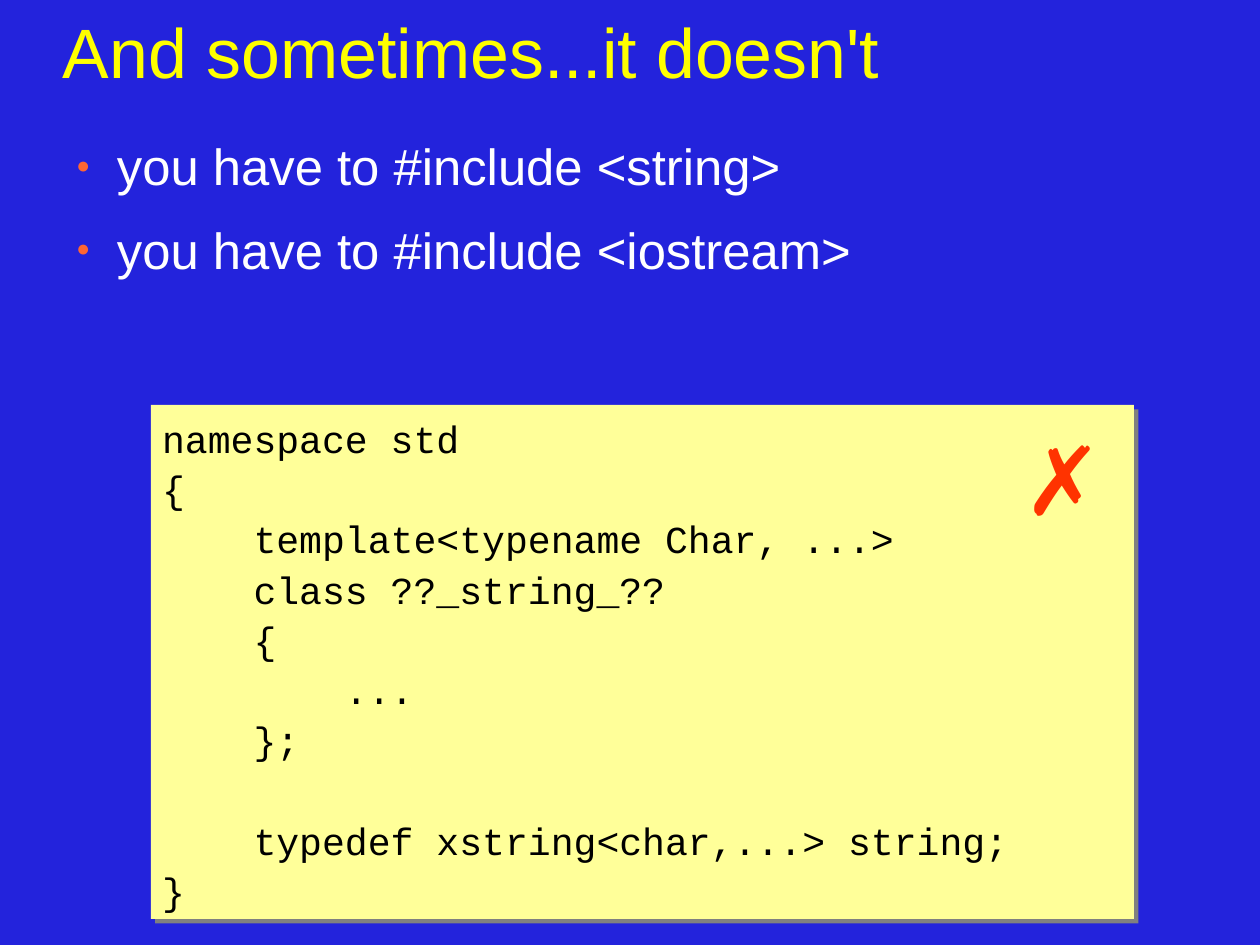
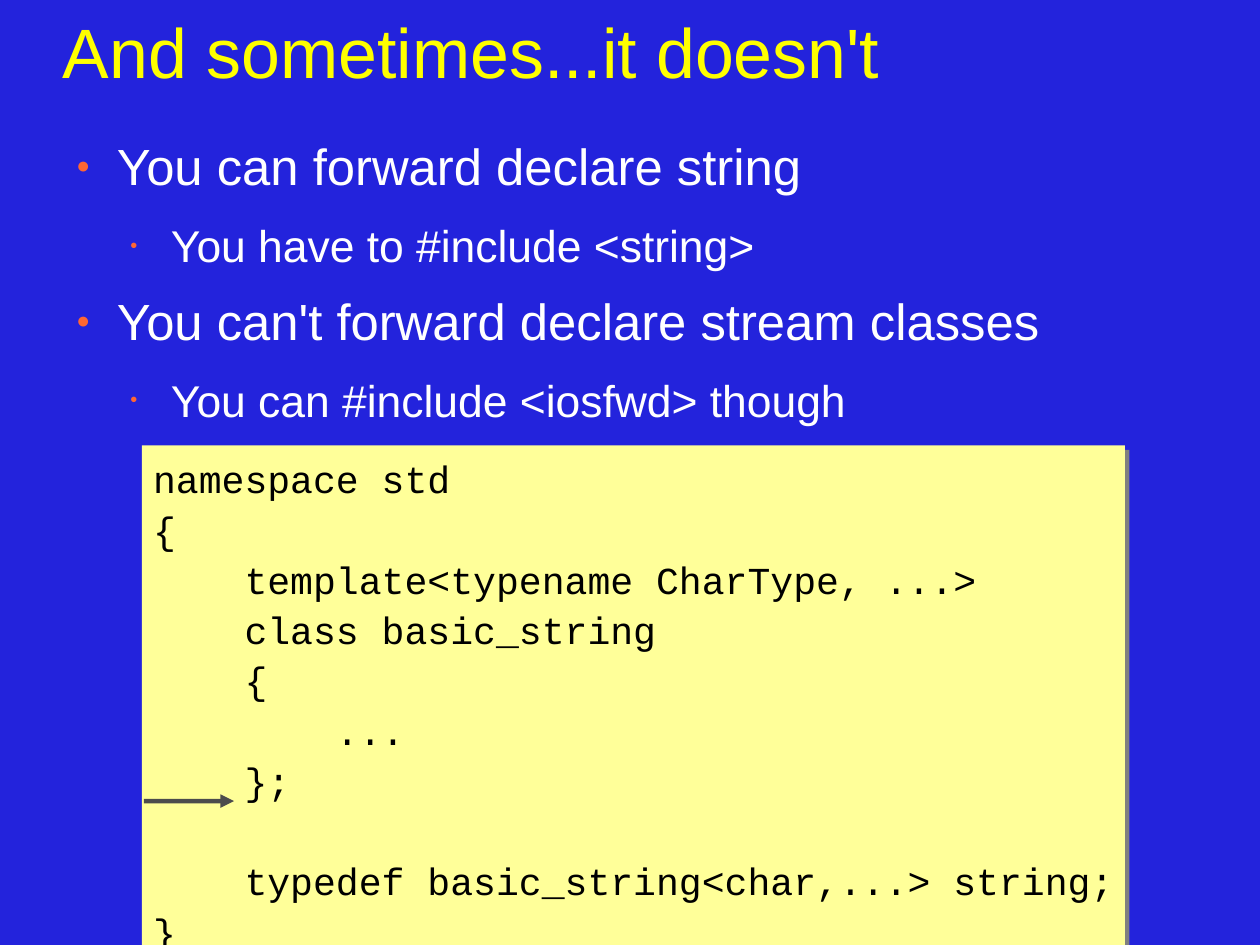
Before and after one commit to JonJagger/two-day-courses, a slide deck: slide 21 of cppf/06_Program_Organization_and_Dependency_Management.odp (slide 22 before the commit). Drawn at 1260x945 pixels with LibreOffice and Linux fonts; fonts in the diff are those of the drawing. Boxes give left, top, right and bottom in pixels: in the first picture for what was removed or moved away, otherwise in the second. Text is boxed around its words. In the diff, an @@ line names an element or a change of style, - is before the commit and + after.

```diff
--- a/cppf/06_Program_Organization_and_Dependency_Management.odp
+++ b/cppf/06_Program_Organization_and_Dependency_Management.odp
@@ text at [117,148,1039,427]: text changed @@
-● you have to #include <string>
-● you have to #include <iostream>
+● You can forward declare string
+  • You have to #include <string>
+● You can't forward declare stream classes
+  • You can #include <iosfwd> though
@@ text removed at [1013,415,1148,541] @@
-✗
@@ rectangle "namespace std": place and size @@
-rectangle "namespace std" at [151,405,1134,919]
+rectangle "namespace std" at [142,446,1125,945]
@@ text in rectangle at [245,567,862,652]: text changed @@
-template<typename Char, ...>
-class ??_string_??
+template<typename CharType, ...>
+class basic_string
@@ arrow added from (144, 802) to (234, 802), #4C4C4C 2.83 pt @@
@@ text in rectangle at [249,868,935,903]: text changed @@
-typedef xstring<char,...> string;
+typedef basic_string<char,...> string;
```
Also in this commit, not shown: 12 other slides changed, 6 slides added, 4 slides removed.
